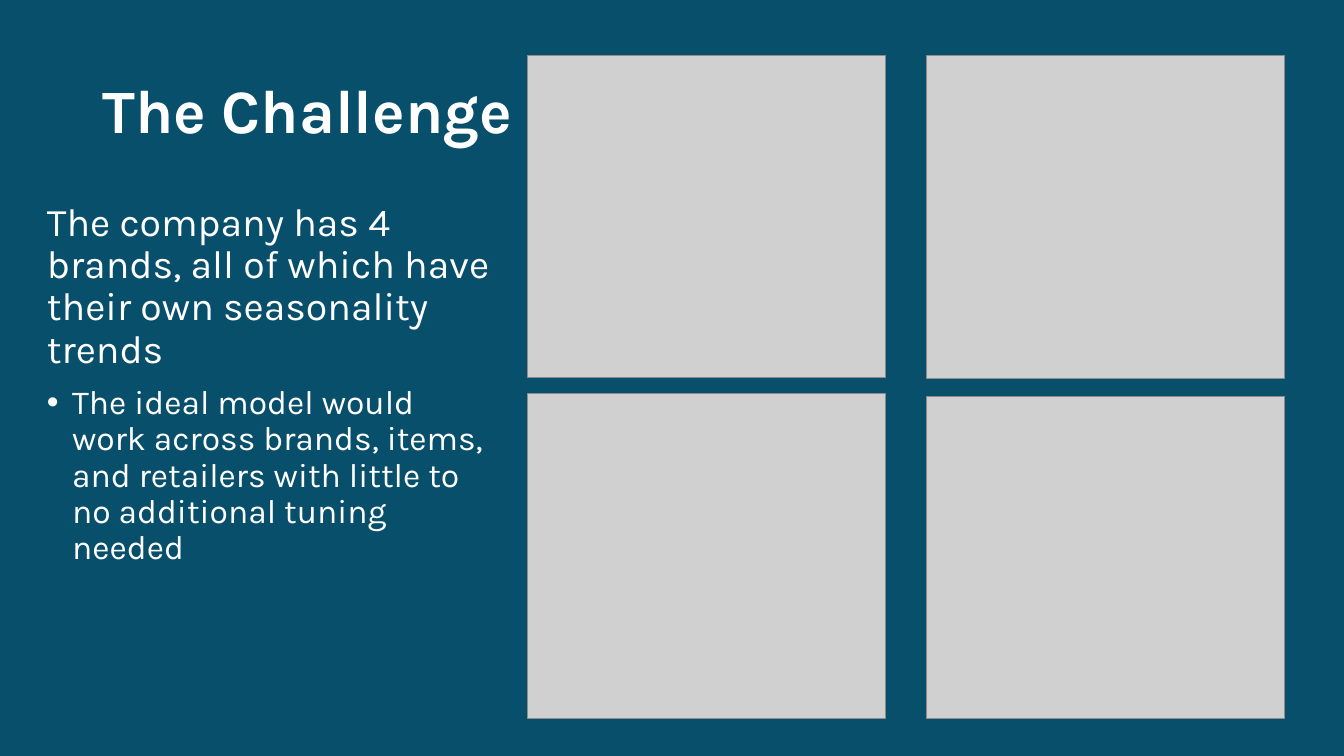
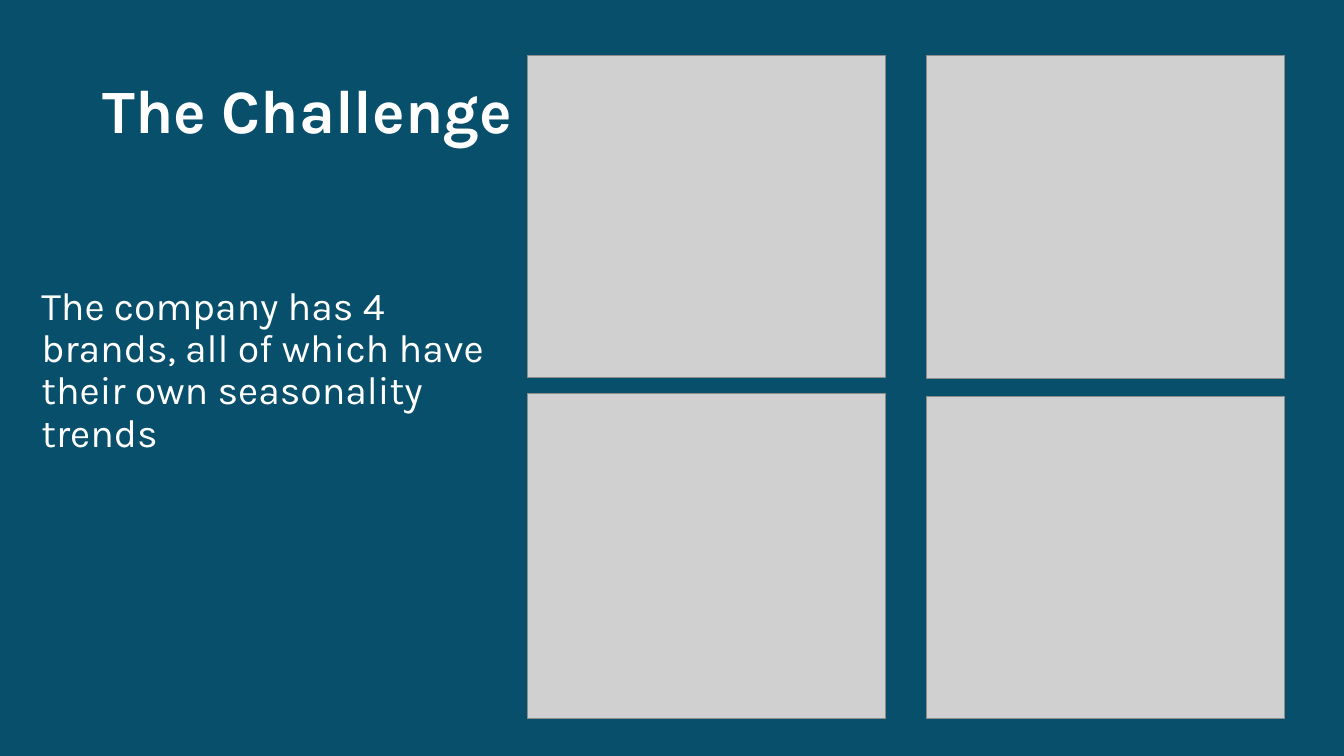
Before and after one commit to jstipe1/AI_Project_3, a slide deck: slide 3 of Forecasting_presentation.pptx. Drawn at 1344x756 pixels with LibreOffice and Linux fonts; fonts in the diff are those of the drawing; grey boxes stand for pictures. Boxes give left, top, right and bottom in pixels: in the first picture for what was removed or moved away, otherwise in the second. Text is boxed around its words. In the diff, an @@ line names an element or a change of style, - is before the commit and + after.

```diff
--- a/Forecasting_presentation.pptx
+++ b/Forecasting_presentation.pptx
@@ text "The company has 4 brands, ...": place and size @@
-text "The company has 4 brands, ..." at <box>47,209,489,560</box>
+text "The company has 4 brands, ..." at <box>41,293,484,448</box>
@@ text at <box>72,391,483,560</box>: paragraph removed @@
-• The ideal model would work across brands, items, and retailers with little to no additional tuning needed
```
Also in this commit, not shown: 4 other slides changed.
